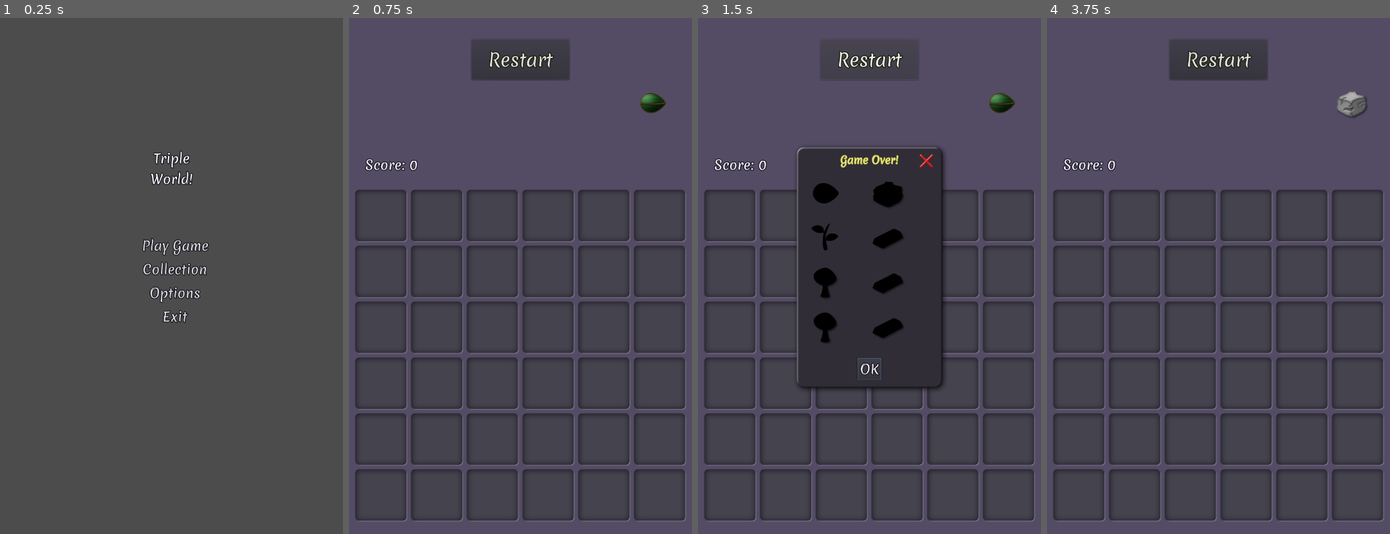
Above: before the commit, frames 1-4 (left to right).
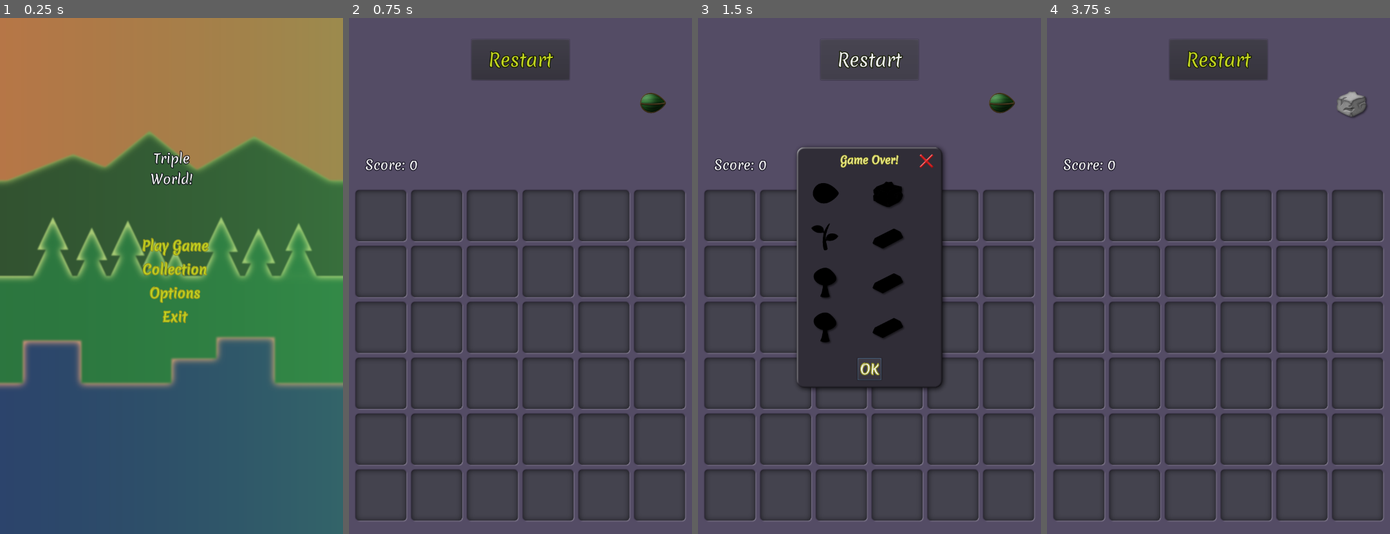
Above: after the commit, the same moments.

Repository: vibrunazo/godot-ttt
Game: Godot game, scene res://scenes/StartMenu.tscn
Same seed, same stepped clock (60 frames per second), same inputs: the game is played once before the commit and once after it. This scene is started directly instead of the project's main scene.
Inputs:
- Up to frame 1 (0.25 s): no input
- Up to frame 2 (0.75 s): click "Play Game" at 0.5 s
- Up to frame 3 (1.5 s): click "Restart" at 1.25 s
- Up to frame 4 (3.75 s): click "Restart" at 2 s; click "Restart" at 2.75 s; click "OK" at 3.5 s

The runs differ from the first frame. In frame 1, 96% of the frame differs, in the area x 0-100%, y 0-100%; in frame 2, 0.2%; in frame 3, less than 0.1%; in frame 4, 0.2%.

Commit message:
bg image on start menu

Diff:
--- a/scenes/StartMenu.tscn
+++ b/scenes/StartMenu.tscn
@@ -1,13 +1,49 @@
-[gd_scene load_steps=3 format=2]
+[gd_scene load_steps=6 format=2]
 
 [ext_resource path="res://scenes/StartMenu.gd" type="Script" id=1]
 [ext_resource path="res://ttt_theme.tres" type="Theme" id=2]
+[ext_resource path="res://styles/start_gradient.tres" type="Gradient" id=3]
+[ext_resource path="res://assets/tttbg.png" type="Texture" id=4]
+
+[sub_resource type="GradientTexture" id=2]
+gradient = ExtResource( 3 )
 
 [node name="StartMenu" type="Control"]
 anchor_right = 1.0
 anchor_bottom = 1.0
 theme = ExtResource( 2 )
 script = ExtResource( 1 )
+
+[node name="bgimg" type="TextureRect" parent="."]
+margin_right = 800.0
+margin_bottom = 1200.0
+texture = ExtResource( 4 )
+
+[node name="TextureRect" type="TextureRect" parent="."]
+anchor_right = 1.0
+anchor_bottom = 1.0
+texture = SubResource( 2 )
+expand = true
+
+[node name="MarginContainer" type="MarginContainer" parent="."]
+anchor_left = 0.5
+anchor_top = 0.5
+anchor_right = 0.5
+anchor_bottom = 0.5
+margin_left = -49.0
+margin_top = -46.5
+margin_right = 49.0
+margin_bottom = 46.5
+custom_constants/margin_top = -500
+custom_constants/margin_bottom = 0
+
+[node name="Label" type="Label" parent="MarginContainer"]
+margin_top = -250.0
+margin_right = 98.0
+margin_bottom = -157.0
+text = "Triple
+World!"
+align = 1
 
 [node name="VBox" type="VBoxContainer" parent="."]
 anchor_left = 0.5
@@ -46,25 +82,5 @@
 text = "Exit"
 flat = true
 
-[node name="MarginContainer" type="MarginContainer" parent="."]
-anchor_left = 0.5
-anchor_top = 0.5
-anchor_right = 0.5
-anchor_bottom = 0.5
-margin_left = -49.0
-margin_top = -46.5
-margin_right = 49.0
-margin_bottom = 46.5
-custom_constants/margin_top = -500
-custom_constants/margin_bottom = 0
-
-[node name="Label" type="Label" parent="MarginContainer"]
-margin_top = -250.0
-margin_right = 98.0
-margin_bottom = -157.0
-text = "Triple
-World!"
-align = 1
-
 [connection signal="pressed" from="VBox/ButtonPlay" to="." method="_on_ButtonPlay_pressed"]
 [connection signal="pressed" from="VBox/ButtonExit" to="." method="_on_ButtonExit_pressed"]
--- a/scenes/game_over.tscn
+++ b/scenes/game_over.tscn
@@ -12,20 +12,6 @@
 resizable = true
 dialog_autowrap = true
 
-[node name="InnerLabel" type="Label" parent="."]
-visible = false
-anchor_left = 0.5
-anchor_right = 0.5
-margin_left = -217.5
-margin_top = 8.0
-margin_right = 217.5
-margin_bottom = 435.0
-theme = ExtResource( 1 )
-text = "Restart Game?"
-align = 1
-valign = 1
-autowrap = true
-
 [node name="Collection" parent="." instance=ExtResource( 2 )]
 margin_left = 8.0
 margin_top = 8.0
--- a/scenes/main.tscn
+++ b/scenes/main.tscn
@@ -6,8 +6,6 @@
 [ext_resource path="res://assets/fonts/Merienda-Regular.ttf" type="DynamicFontData" id=4]
 [ext_resource path="res://ttt_theme.tres" type="Theme" id=5]
 [ext_resource path="res://scenes/game_over.tscn" type="PackedScene" id=6]
-
-[sub_resource type="Theme" id=1]
 
 [sub_resource type="DynamicFont" id=2]
 size = 42
@@ -61,7 +59,7 @@
 margin_top = 50.0
 margin_right = 114.0
 margin_bottom = 144.0
-theme = SubResource( 1 )
+theme = ExtResource( 5 )
 custom_fonts/font = SubResource( 2 )
 text = "Restart"
 
--- /dev/null
+++ b/styles/start_gradient.tres
@@ -0,0 +1,4 @@
+[gd_resource type="Gradient" format=2]
+
+[resource]
+colors = PoolColorArray( 0.0980392, 0.419608, 0.215686, 0.196078, 0.219608, 0.65098, 0.32549, 0.392157 )
--- /dev/null
+++ b/styles/theme_font.tres
@@ -0,0 +1,9 @@
+[gd_resource type="DynamicFont" load_steps=2 format=2]
+
+[ext_resource path="res://assets/fonts/Merienda-Regular.ttf" type="DynamicFontData" id=1]
+
+[resource]
+size = 30
+outline_size = 2
+outline_color = Color( 0.0541667, 0.05, 0.1, 0.784314 )
+font_data = ExtResource( 1 )
--- a/ttt_theme.tres
+++ b/ttt_theme.tres
@@ -1,8 +1,15 @@
-[gd_resource type="Theme" load_steps=6 format=2]
+[gd_resource type="Theme" load_steps=7 format=2]
 
 [ext_resource path="res://assets/fonts/Merienda-Regular.ttf" type="DynamicFontData" id=1]
-[ext_resource path="res://style_boxes/dialog_box.tres" type="StyleBox" id=2]
+[ext_resource path="res://styles/dialog_box.tres" type="StyleBox" id=2]
 [ext_resource path="res://assets/x.png" type="Texture" id=3]
+[ext_resource path="res://styles/theme_font.tres" type="DynamicFont" id=4]
+
+[sub_resource type="DynamicFont" id=3]
+size = 30
+outline_size = 2
+outline_color = Color( 0.6, 0.6, 0.12, 1 )
+font_data = ExtResource( 1 )
 
 [sub_resource type="DynamicFont" id=2]
 size = 24
@@ -11,14 +18,32 @@
 use_filter = true
 font_data = ExtResource( 1 )
 
-[sub_resource type="DynamicFont" id=1]
-size = 30
-outline_size = 2
-outline_color = Color( 0.0541667, 0.05, 0.1, 0.784314 )
-font_data = ExtResource( 1 )
-
 [resource]
-default_font = SubResource( 1 )
+default_font = ExtResource( 4 )
+Button/colors/font_color = Color( 0.7686, 0.84, 0.126, 1 )
+Button/colors/font_color_disabled = Color( 0.9, 0.9, 0.9, 0.2 )
+Button/colors/font_color_focus = Color( 0.94, 0.94, 0.94, 1 )
+Button/colors/font_color_hover = Color( 0.94, 0.94, 0.94, 1 )
+Button/colors/font_color_pressed = Color( 1, 1, 1, 1 )
+Button/constants/hseparation = 2
+Button/fonts/font = SubResource( 3 )
+Button/styles/disabled = null
+Button/styles/focus = null
+Button/styles/hover = null
+Button/styles/normal = null
+Button/styles/pressed = null
+ToolButton/colors/font_color = Color( 0.91, 0.91, 0.091, 1 )
+ToolButton/colors/font_color_disabled = Color( 0.9, 0.95, 1, 0.3 )
+ToolButton/colors/font_color_focus = Color( 0.94, 0.94, 0.94, 1 )
+ToolButton/colors/font_color_hover = Color( 0.94, 0.94, 0.94, 1 )
+ToolButton/colors/font_color_pressed = Color( 1, 1, 1, 1 )
+ToolButton/constants/hseparation = 3
+ToolButton/fonts/font = null
+ToolButton/styles/disabled = null
+ToolButton/styles/focus = null
+ToolButton/styles/hover = null
+ToolButton/styles/normal = null
+ToolButton/styles/pressed = null
 WindowDialog/colors/title_color = Color( 0.882353, 0.882353, 0.631373, 1 )
 WindowDialog/constants/close_h_ofs = 43
 WindowDialog/constants/close_v_ofs = 33
Binary file added: assets/tttbg.png
Not shown, added: assets/tttbg.png.import
Not shown: 1 places in scenes/main.tscn that only renumber resources
Renamed: style_boxes/dialog_box.tres -> styles/dialog_box.tres
